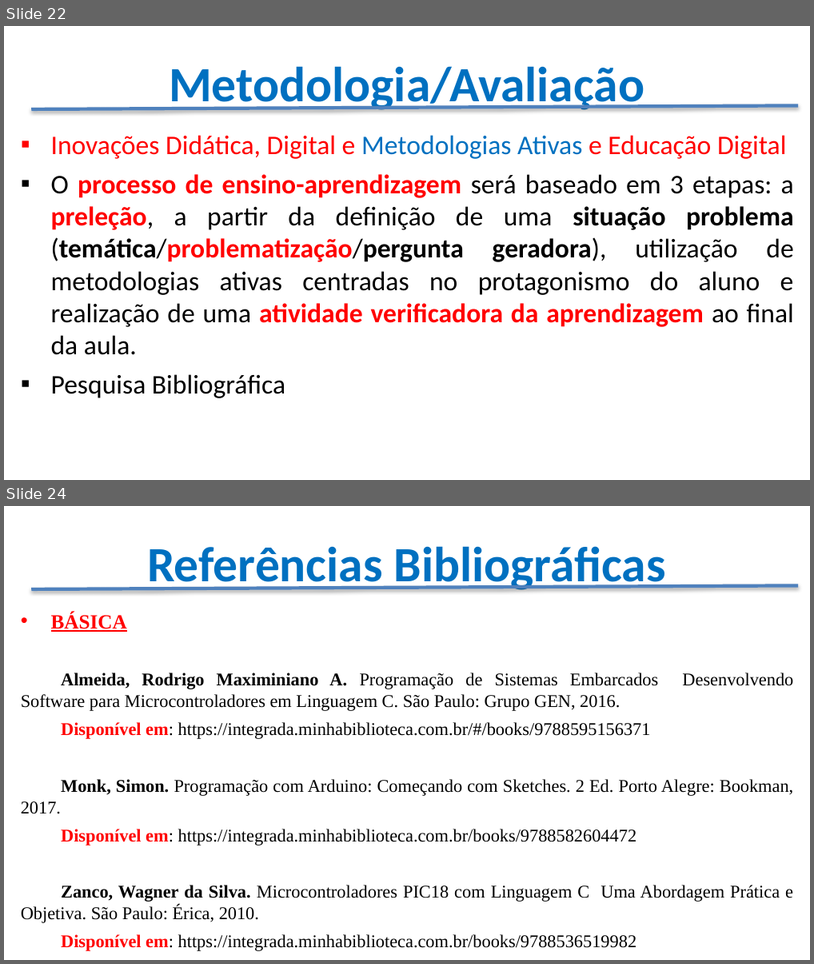
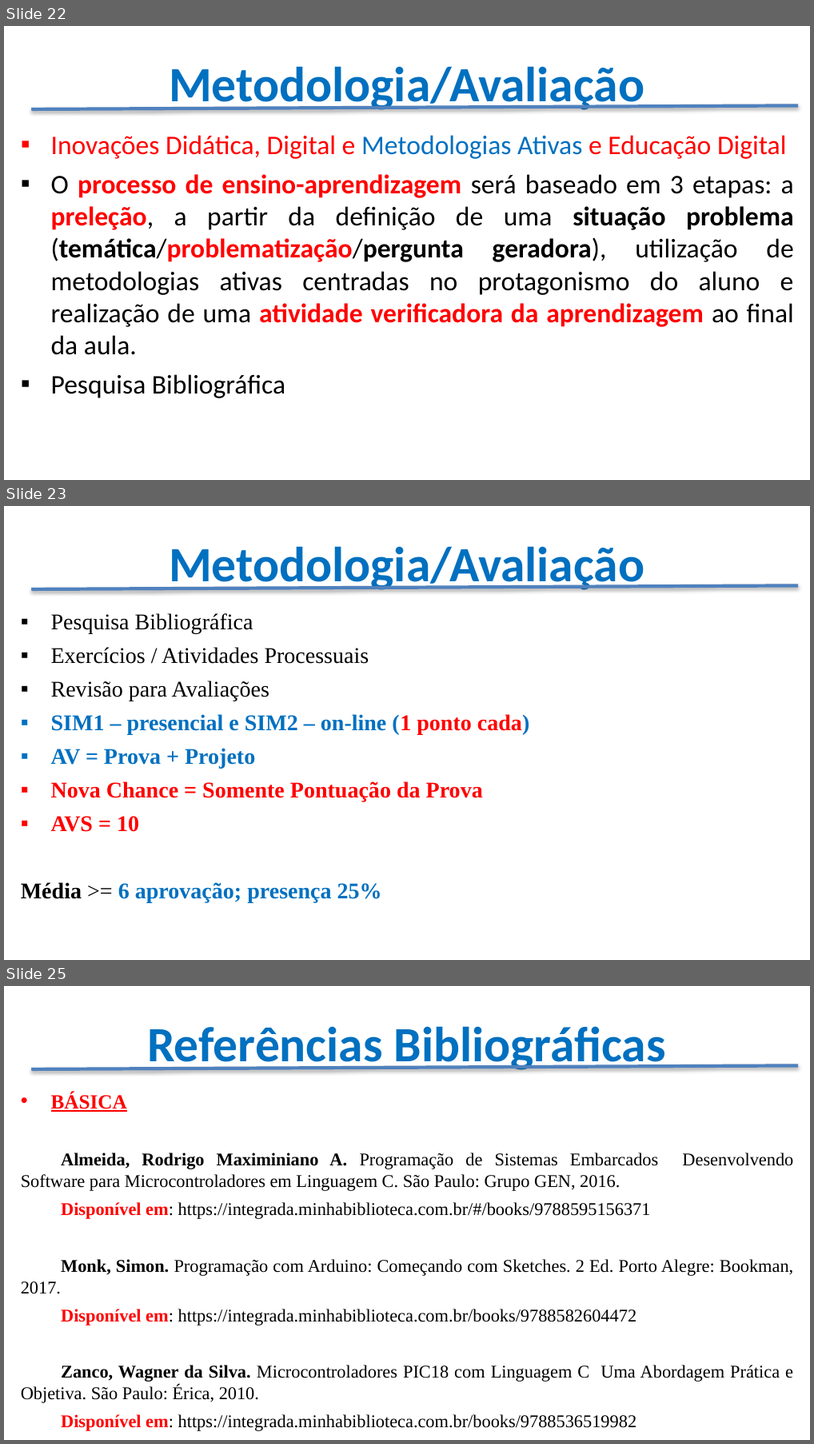
Before and after one commit to CloudEducationBrazil/WydenArea1ProgramacaoMicrocontroladores, a slide deck: Apresentação - Programação Microcontroladores.pptx. Shown one above the other, each under a label of ours: slides 22 and 24 before the commit, slides 22, 23 and 25 after it; the slides between them are not shown. The pictures are 814x964 and 814x1444 pixels, drawn with LibreOffice and Linux fonts; fonts in the diff are those of the drawing; background and template pictures are left out. Boxes give left, top, right and bottom in pixels: in the first picture for what was removed or moved away, otherwise in the second. Text is boxed around its words. In the diff, an @@ line names an element or a change of style, - is before the commit and + after.

```diff
--- a/Apresentação - Programação Microcontroladores.pptx
+++ b/Apresentação - Programação Microcontroladores.pptx
@@ slide 23 added at [4,506,810,960], background picture (left out) @@
@@ title added at [169,546,645,593], 44 pt, text #0070C0, bold @@
+Metodologia/Avaliação
@@ line added from (31, 589) to (798, 586), #4F81BD 3 pt @@
@@ text added at [21,613,530,903], 20 pt, text #000000, bold @@
+▪ Pesquisa Bibliográfica
+▪ Exercícios / Atividades Processuais
+▪ Revisão para Avaliações
+▪ SIM1 – presencial e SIM2 – on-line (1 ponto cada)
+▪ AV = Prova + Projeto
+▪ Nova Chance = Somente Pontuação da Prova
+▪ AVS = 10
+Média >= 6 aprovação; presença 25%
@@ what was slide 24 is now slide 25 @@
```
Also in this commit, not shown: 1 slide changed, 1 other slide added, 1 slide removed, 1 other file.
